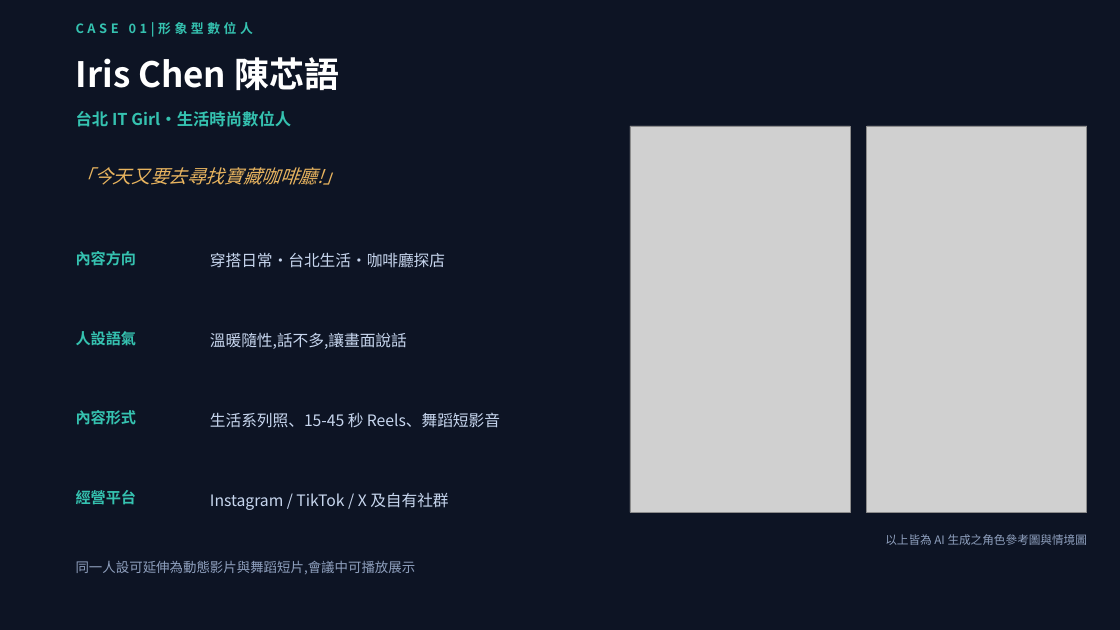
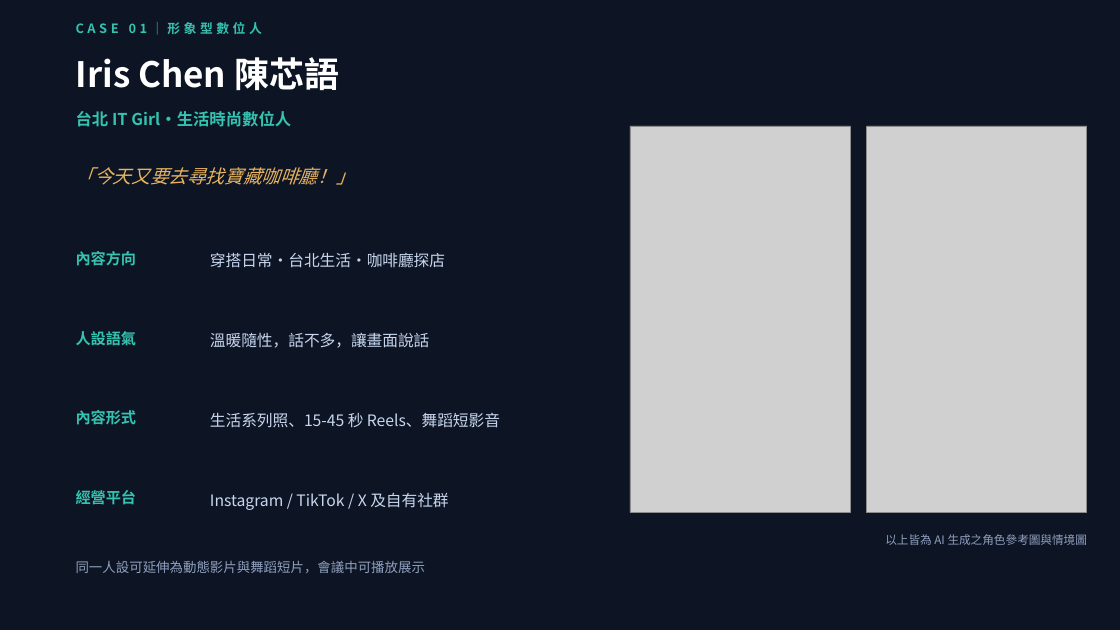
Before and after one commit to pennyhuang-oss/Virtual_KOL_Studio, a slide deck: slide 7 of business/數位人KOL-對外提案簡報.pptx. Drawn at 1120x630 pixels with LibreOffice and Linux fonts; fonts in the diff are those of the drawing; grey boxes stand for pictures. Boxes give left, top, right and bottom in pixels: in the first picture for what was removed or moved away, otherwise in the second. Text is boxed around its words. In the diff, an @@ line names an element or a change of style, - is before the commit and + after.

```diff
--- a/business/數位人KOL-對外提案簡報.pptx
+++ b/business/數位人KOL-對外提案簡報.pptx
@@ text at (76, 22, 262, 35): text changed @@
-CASE 01|形象型數位人
+CASE 01｜形象型數位人
@@ text at (76, 167, 355, 185): text changed @@
-「今天又要去尋找寶藏咖啡廳!」
+「今天又要去尋找寶藏咖啡廳！」
@@ text at (210, 332, 430, 348): text changed @@
-溫暖隨性,話不多,讓畫面說話
+溫暖隨性，話不多，讓畫面說話
@@ text at (76, 561, 425, 573): text changed @@
-同一人設可延伸為動態影片與舞蹈短片,會議中可播放展示
+同一人設可延伸為動態影片與舞蹈短片，會議中可播放展示
```
Also in this commit, not shown: 10 other slides changed, 5 slides added, 5 slides removed, 2 other files.
